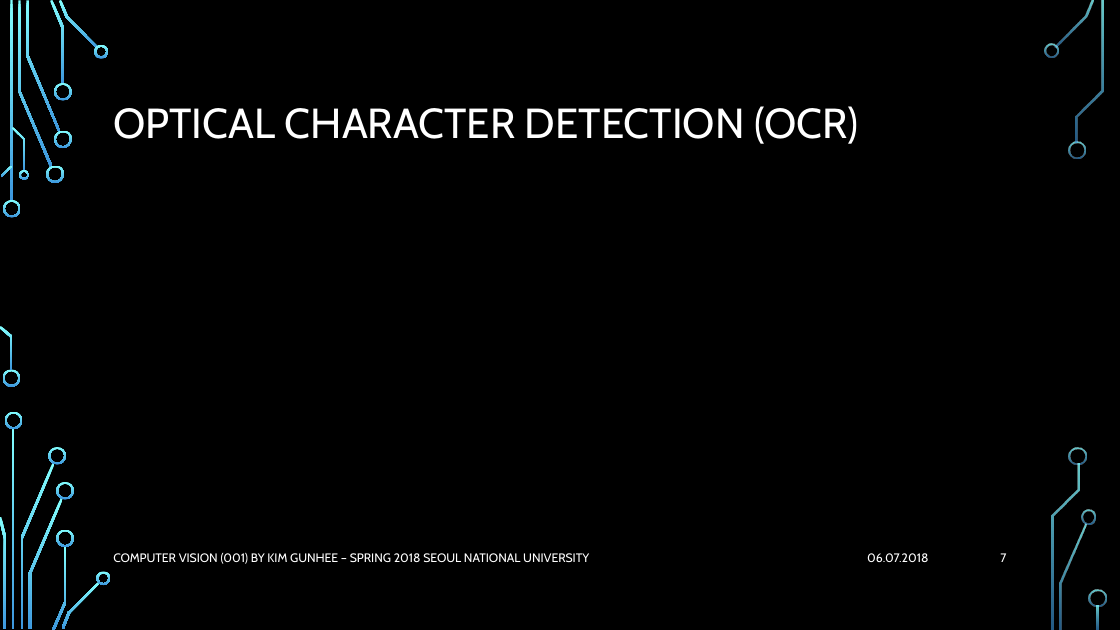
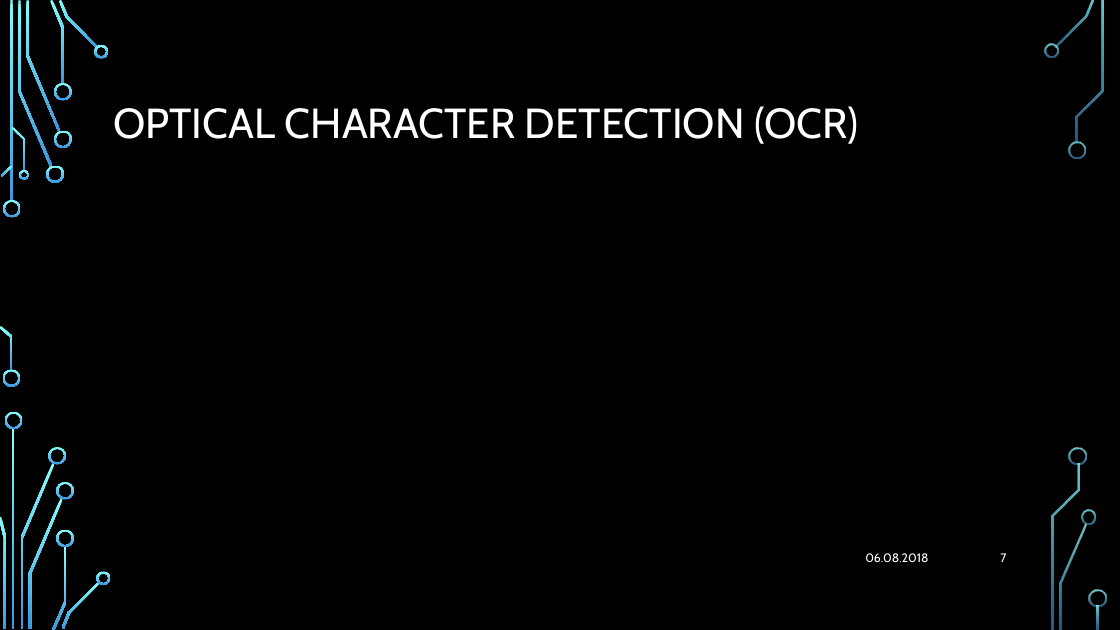
Before and after one commit to Flunzmas/CV_SNU_Group_Project, a slide deck: slide 7 of presentation/CV_Proj_Presentation_2.pptx. Drawn at 1120x630 pixels with LibreOffice and Linux fonts; fonts in the diff are those of the drawing; background and template pictures are left out. Boxes give left, top, right and bottom in pixels: in the first picture for what was removed or moved away, otherwise in the second. Text is boxed around its words. In the diff, an @@ line names an element or a change of style, - is before the commit and + after.

```diff
--- a/presentation/CV_Proj_Presentation_2.pptx
+++ b/presentation/CV_Proj_Presentation_2.pptx
@@ text removed at box(113, 553, 589, 564) @@
-COMPUTER VISION (001) BY KIM GUNHEE – SPRING 2018 SEOUL NATIONAL UNIVERSITY
@@ text at box(865, 553, 928, 562): text changed @@
-06.07.2018
+06.08.2018
```
Also in this commit, not shown: 12 other slides changed.
